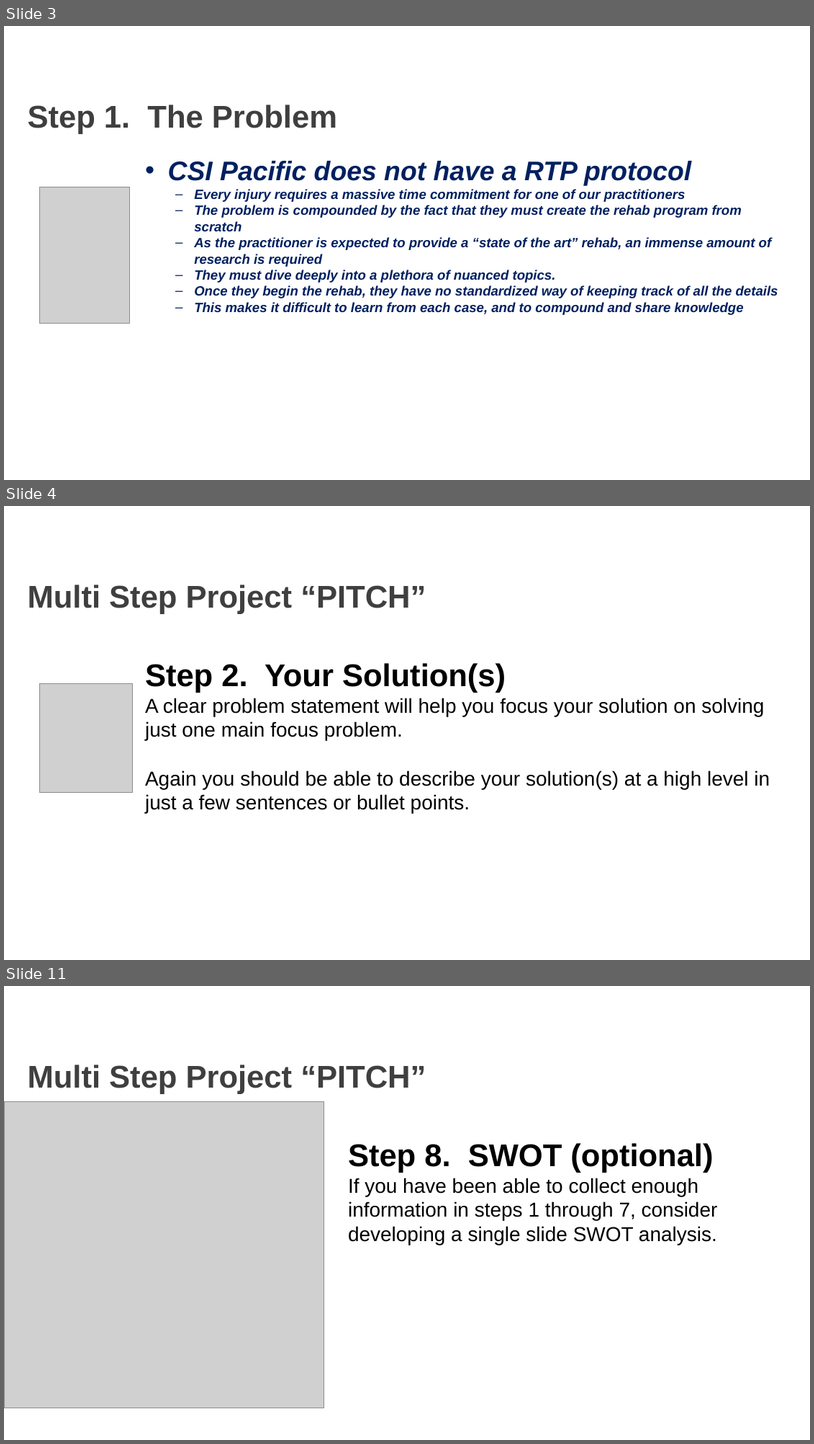
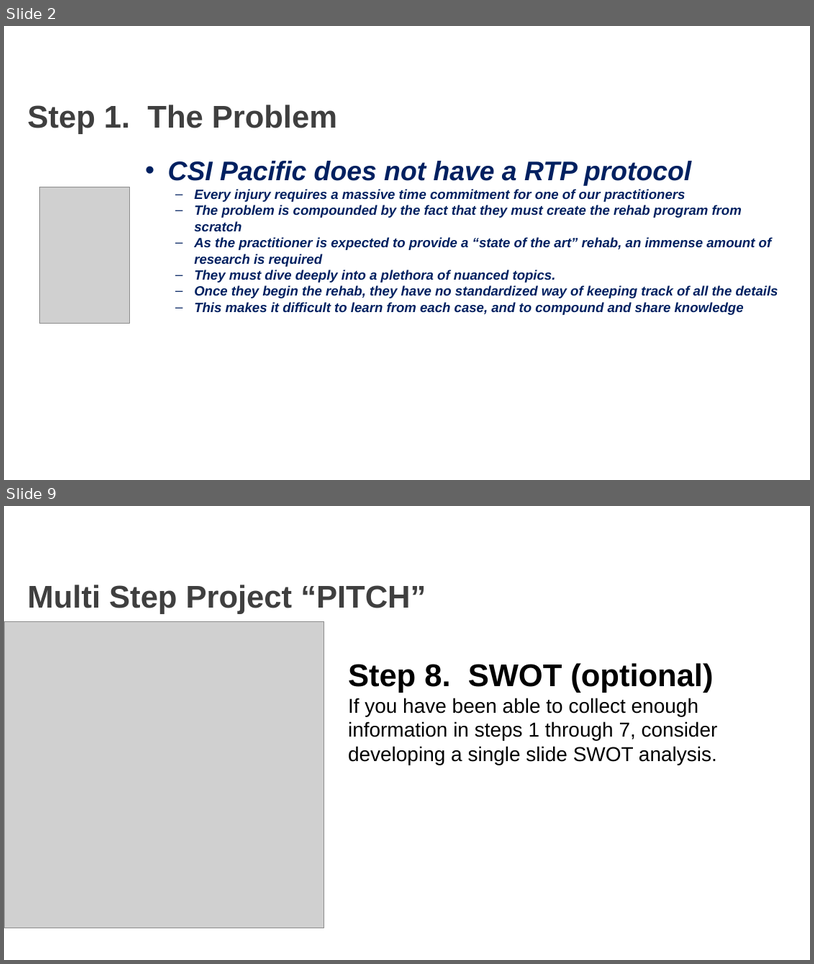
Before and after one commit to AKates717/CSI-Pacific-RTP, a slide deck: RTP Resources/RTP_Project_Pitch.pptx. Shown one above the other, each under a label of ours: slides 3, 4 and 11 before the commit, slides 2 and 9 after it; the slides between them are not shown. The pictures are 814x1444 and 814x964 pixels, drawn with LibreOffice and Linux fonts; fonts in the diff are those of the drawing; grey boxes stand for pictures; background and template pictures are left out. Boxes give left, top, right and bottom in pixels: in the first picture for what was removed or moved away, otherwise in the second. Text is boxed around its words. In the diff, an @@ line names an element or a change of style, - is before the commit and + after.

```diff
--- a/RTP Resources/RTP_Project_Pitch.pptx
+++ b/RTP Resources/RTP_Project_Pitch.pptx
@@ slide 4 removed at <box>4,506,810,960</box>, background picture (left out) @@
@@ title removed at <box>28,584,426,614</box> @@
-Multi Step Project “PITCH”
@@ text removed at <box>145,663,770,813</box> @@
-Step 2. Your Solution(s)
-A clear problem statement will help you focus your solution on solving just one main focus problem.
-Again you should be able to describe your solution(s) at a high level in just a few sentences or bullet points.
@@ picture removed at <box>40,683,132,792</box> @@
@@ what was slide 3 is now slide 2 @@
@@ what was slide 11 is now slide 9 @@
```
Also in this commit, not shown: 6 slides changed, 1 other slide removed, 40 other files.
